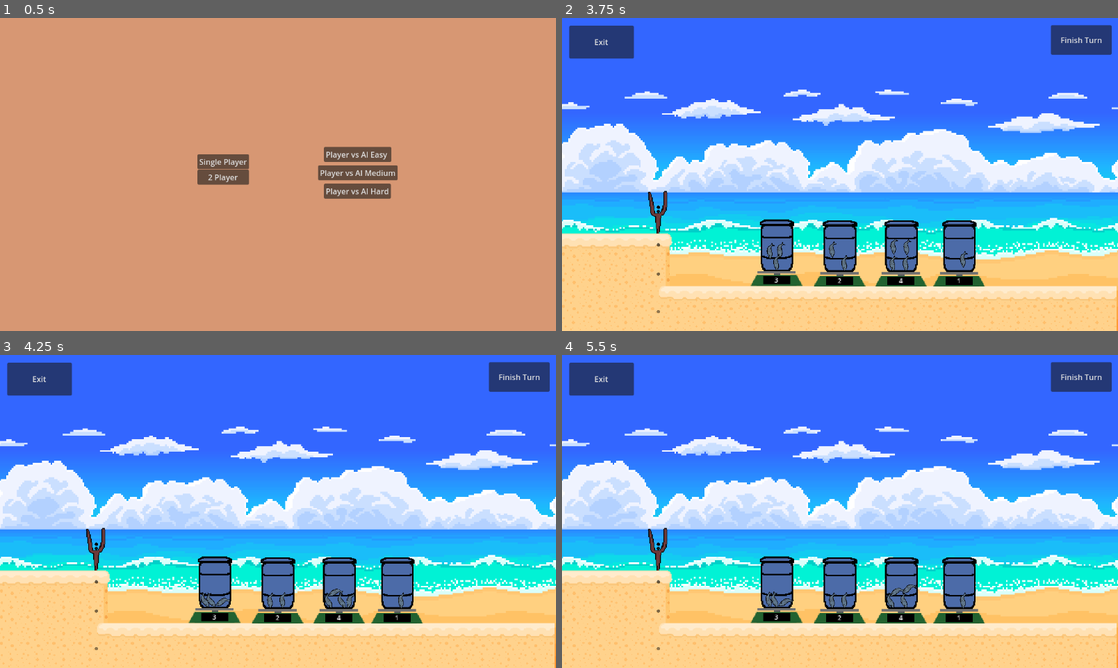
Above: before the commit, frames 1-4 (two rows, left to right).
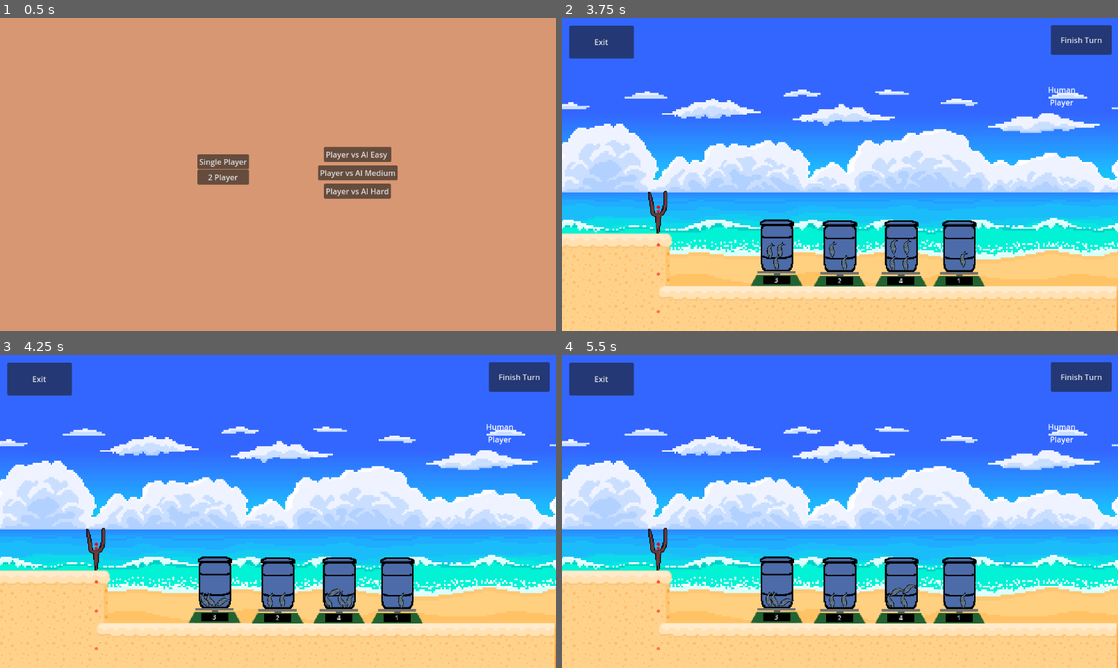
Above: after the commit, the same moments.

Repository: unniisme/fish-in-the-barrel
Game: Godot game, scene res://scenes/GUI/MainMenu.tscn
Same seed, same stepped clock (60 frames per second), same inputs: the game is played once before the commit and once after it.
Inputs:
- Up to frame 1 (0.5 s): no input
- Up to frame 2 (3.75 s): click "Single Player" at 0.5 s; click "Finish Turn" at 1.25 s; click "Single Player" at 2 s; click "Finish Turn" at 2.75 s; click "Player vs AI Easy" at 3.5 s
- Up to frame 3 (4.25 s): no input
- Up to frame 4 (5.5 s): click "Finish Turn" at 4.25 s; click "Player vs AI Easy" at 5 s

Frame 1 is identical in both runs. In frame 2, 0.1% of the frame differs, in the area x 17-93%, y 22-95%; in frame 3, 0.1%; in frame 4, 0.1%.
Error before the commit: Parse Error: Function "_asser_answer_consistency()" not found in base self. (res://scripts/Agents/unsure_agent.gd:75)

Commit message:
Fish pop animation

Diff:
--- a/Fish-in-the-barrel/scenes/actors/barrel.gd
+++ b/Fish-in-the-barrel/scenes/actors/barrel.gd
@@ -38,7 +38,7 @@
 #	print(id, " ", count)
 
 func _pop_fish():
-	get_overlapping_bodies()[0].queue_free()
+	get_overlapping_bodies()[0].kill()
 
 #func _remove_fish(fish):
 #	count -= 1
--- /dev/null
+++ b/Fish-in-the-barrel/scenes/actors/fish.gd
@@ -0,0 +1,12 @@
+extends RigidBody2D
+
+var pop_force = 200
+
+func kill():
+	$CollisionShape2D.disabled = true
+	var pop_dir = Vector2((randf()*2)-1, -1)
+	apply_impulse(pop_dir * pop_force)
+
+	await get_tree().create_timer(2).timeout
+
+	queue_free()
--- a/Fish-in-the-barrel/scenes/actors/fish.tscn
+++ b/Fish-in-the-barrel/scenes/actors/fish.tscn
@@ -1,5 +1,6 @@
-[gd_scene load_steps=3 format=3 uid="uid://cden31s011sea"]
+[gd_scene load_steps=4 format=3 uid="uid://cden31s011sea"]
 
+[ext_resource type="Script" path="res://scenes/actors/fish.gd" id="1_d2hgv"]
 [ext_resource type="Texture2D" uid="uid://cgjd1nrdxgkad" path="res://assets/fish_flying.png" id="1_heakq"]
 
 [sub_resource type="CapsuleShape2D" id="CapsuleShape2D_2o33v"]
@@ -11,6 +12,7 @@
 collision_mask = 3
 continuous_cd = 1
 can_sleep = false
+script = ExtResource("1_d2hgv")
 
 [node name="CollisionShape2D" type="CollisionShape2D" parent="."]
 rotation = 0.000501639
--- a/Fish-in-the-barrel/scenes/actors/slingshot.gd
+++ b/Fish-in-the-barrel/scenes/actors/slingshot.gd
@@ -18,6 +18,7 @@
 @export var time_gap = 100
 @export var fade = 0.85
 @export var draw_mod = 0.97
+@export var trace_color : Color
 
 @onready var g_vector : Vector2 = ProjectSettings.get_setting("physics/2d/default_gravity_vector")
 @onready var g = ProjectSettings.get_setting("physics/2d/default_gravity")
@@ -62,6 +63,7 @@
 		var t = i * time_gap
 		var pos = (0.5 * g_vector * t * t + draw_mod * shoot_velocity * t)/g
 
-		var col = Color(0,0,0,alpha)
+		var col = trace_color
+		col.a = alpha
 		draw_circle(pos, 2, col)
 		alpha *= fade
--- a/Fish-in-the-barrel/scenes/actors/slingshot.tscn
+++ b/Fish-in-the-barrel/scenes/actors/slingshot.tscn
@@ -10,6 +10,7 @@
 script = ExtResource("1_rcjeb")
 cutoff = 70
 force = 12
+trace_color = Color(1, 0, 0, 1)
 
 [node name="CollisionShape2D" type="CollisionShape2D" parent="."]
 position = Vector2(0, -5.5)
--- a/Fish-in-the-barrel/scripts/Agents/agent.gd
+++ b/Fish-in-the-barrel/scripts/Agents/agent.gd
@@ -14,6 +14,7 @@
 			hit_max_barrel = true
 
 		assert(hit_max_barrel or entry == 0, "Illegal entry %d"%entry)
+
 	assert(hit_max_barrel, "No max barrel")
 
 # Function that returns the best move predicted by the agent
--- a/Fish-in-the-barrel/scripts/Agents/unsure_agent.gd
+++ b/Fish-in-the-barrel/scripts/Agents/unsure_agent.gd
@@ -72,7 +72,7 @@
 			outlist[i] = 1
 
 
-	_asser_answer_consistency(outlist)
+	_assert_answer_consistency(outlist)
 	return outlist
 
 func _toss(probability : float) ->  bool:
--- a/Fish-in-the-barrel/scripts/GameManger.gd
+++ b/Fish-in-the-barrel/scripts/GameManger.gd
@@ -72,10 +72,13 @@
 	var move = agent.get_move()
 	var max_barrel = move.find(-1)
 
+	await get_tree().create_timer(randf()).timeout
+
+
 	# Choose barrel
 	barrelManager.barrel_touched(max_barrel)
 
-	await get_tree().create_timer(1).timeout
+	await get_tree().create_timer(randf()+0.2).timeout
 
 	# Fire into each required barrel
 	for i in range(max_barrel, move.size()):
@@ -84,7 +87,7 @@
 			slingShotAgent._do_slingshot(barrelManager.barrels[i])
 			await get_tree().create_timer(1).timeout
 
-	await get_tree().create_timer(1).timeout
+	await get_tree().create_timer(randf()+0.2).timeout
 
 	move_locked = false
 	_end_move()
